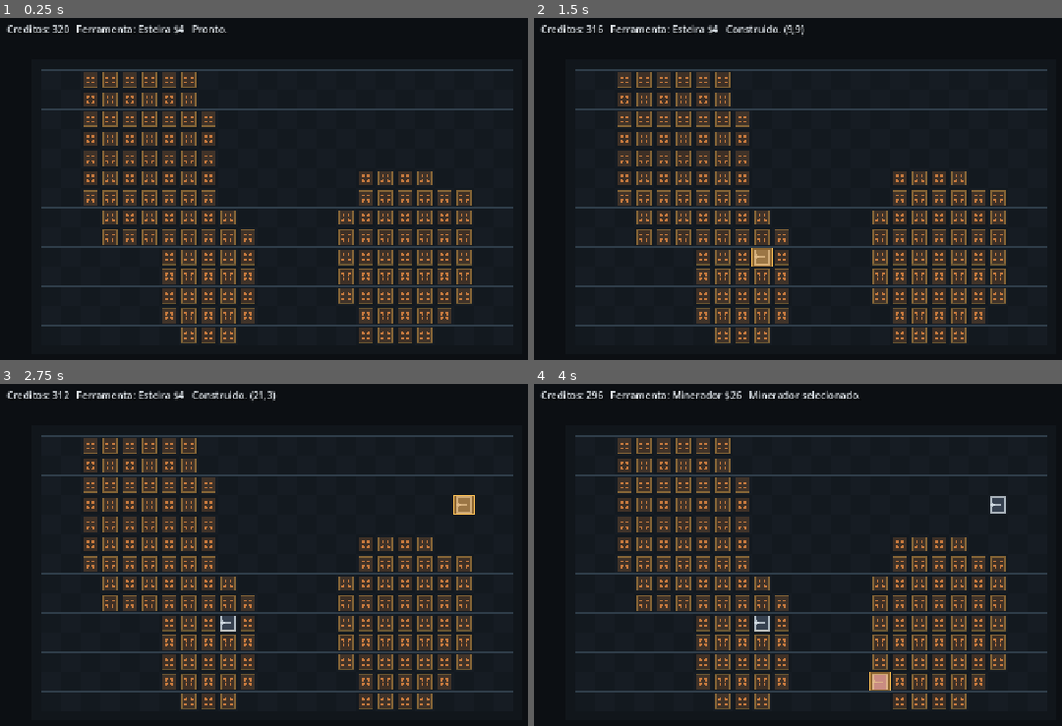
Above: before the commit, frames 1-4 (two rows, left to right).
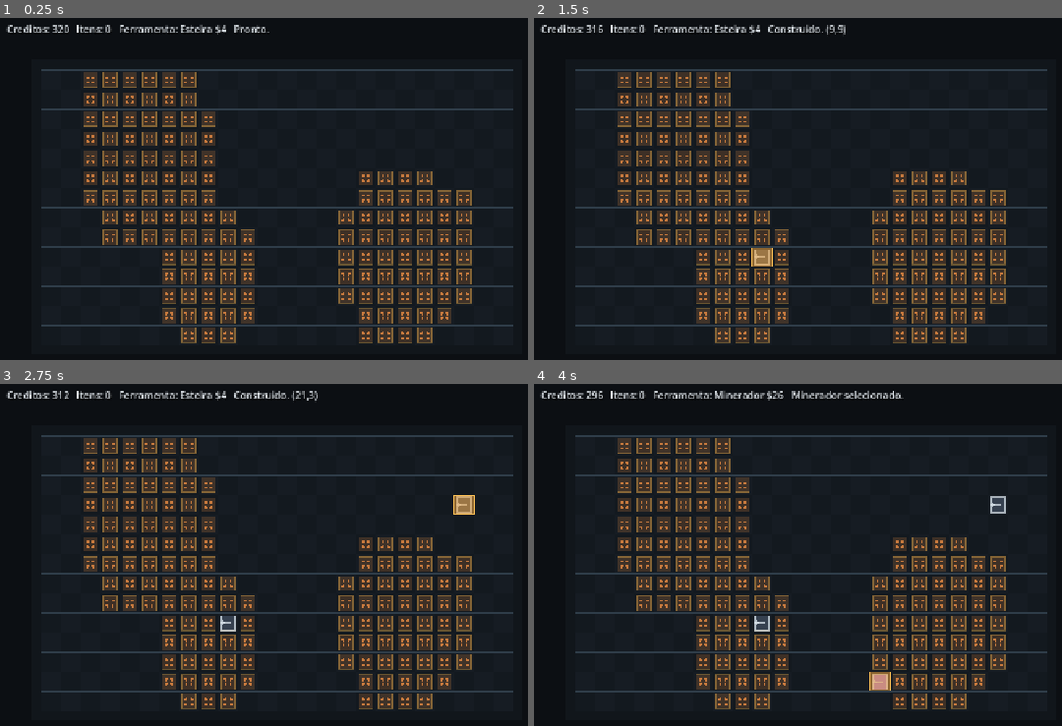
Above: after the commit, the same moments.

Repository: DURKHEIM09/jogo
Game: Godot game, scene res://scenes/main.tscn
Same seed, same stepped clock (60 frames per second), same inputs: the game is played once before the commit and once after it.
Inputs (mouse positions are in pixels of both pictures, inside the frame that each line leads up to):
- Up to frame 1 (0.25 s): no input
- Up to frame 2 (1.5 s): tap Enter at 0.5 s; move the mouse to (outside the picture) at 0.52 s; tap R at 0.6 s; click (outside the picture) at 0.67 s; tap Space at 1.25 s; move the mouse to (761, 253) at 1.27 s; tap E at 1.35 s; click (761, 253) at 1.42 s
- Up to frame 3 (2.75 s): tap Enter at 2 s; move the mouse to (464, 500) at 2.02 s; tap 1 at 2.1 s; click (464, 500) at 2.17 s
- Up to frame 4 (4 s): tap Space at 2.75 s; move the mouse to (882, 688) at 2.77 s; tap 2 at 2.85 s; click (882, 688) at 2.92 s; tap Enter at 3.5 s; move the mouse to (outside the picture) at 3.52 s; tap 3 at 3.6 s; click (outside the picture) at 3.67 s

The runs differ from the first frame. In frame 1, 0.5% of the frame differs, in the area x 14-52%, y 2-5%; in frame 2, 0.7%; in frame 3, 0.7%; in frame 4, 0.8%, in the area x 14-71%, y 2-5%.

Commit message:
feat: make miners produce ore

Diff:
--- a/scripts/config/bootstrap_config.gd
+++ b/scripts/config/bootstrap_config.gd
@@ -29,6 +29,10 @@
 const DIRECTION_COUNT := 4
 const ORE_BASE_AMOUNT := 800
 const ORE_AMOUNT_VARIANCE := 420
+const MINER_INTERVAL := 1.18
+const ITEM_CAP := 220
+const SIMULATION_DT_CLAMP := 0.25
+const COLOR_ITEM_ORE := Color(0.957, 0.714, 0.302, 1.0)
 
 const TOOL_BELT := "belt"
 const TOOL_INSERTER := "inserter"
@@ -135,15 +139,18 @@
 			return "?"
 
 static func direction_vector(dir: int) -> Vector2:
+	return Vector2(direction_offset(dir))
+
+static func direction_offset(dir: int) -> Vector2i:
 	match posmod(dir, DIRECTION_COUNT):
 		0:
-			return Vector2.RIGHT
+			return Vector2i.RIGHT
 		1:
-			return Vector2.DOWN
+			return Vector2i.DOWN
 		2:
-			return Vector2.LEFT
+			return Vector2i.LEFT
 		_:
-			return Vector2.UP
+			return Vector2i.UP
 
 static func ore_patch_specs() -> Array:
 	return [
--- a/scripts/factory/factory_state.gd
+++ b/scripts/factory/factory_state.gd
@@ -11,6 +11,7 @@
 
 var buildings := {}
 var resources := {}
+var items := []
 
 func _init() -> void:
 	_generate_resources()
@@ -25,6 +26,21 @@
 func rotate_selection() -> void:
 	selected_dir = (selected_dir + 1) % Config.DIRECTION_COUNT
 	emit_signal("changed")
+
+func tick(delta: float) -> void:
+	var dt: float = minf(delta, Config.SIMULATION_DT_CLAMP)
+	var changed_this_tick := false
+
+	for key in buildings.keys():
+		var cell: Vector2i = key
+		var building: Dictionary = buildings[cell]
+		var building_type := String(building.get("type", ""))
+
+		if building_type == Config.TOOL_MINER:
+			changed_this_tick = _update_miner(cell, building, dt) or changed_this_tick
+
+	if changed_this_tick:
+		emit_signal("changed")
 
 func try_apply_tool(cell: Vector2i) -> Dictionary:
 	if not _is_cell_in_bounds(cell):
@@ -39,8 +55,16 @@
 func get_resources() -> Array:
 	return resources.values()
 
+func get_items() -> Array:
+	return items
+
 func has_resource(cell: Vector2i) -> bool:
 	return resources.has(cell) and int(resources[cell].get("amount", 0)) > 0
+
+func get_resource_amount(cell: Vector2i) -> int:
+	if not resources.has(cell):
+		return 0
+	return int(resources[cell].get("amount", 0))
 
 func get_building(cell: Vector2i) -> Dictionary:
 	if not buildings.has(cell):
@@ -88,6 +112,61 @@
 	money += refund
 	emit_signal("changed")
 	return _result(true, "removed", "Removido.", cell, refund)
+
+func _update_miner(cell: Vector2i, building: Dictionary, dt: float) -> bool:
+	if not bool(building.get("powered", true)):
+		return false
+	if not has_resource(cell):
+		return false
+	if items.size() >= Config.ITEM_CAP:
+		return false
+
+	building["timer"] = float(building.get("timer", 0.0)) + dt
+	if float(building["timer"]) < Config.MINER_INTERVAL:
+		buildings[cell] = building
+		return false
+	if not _output_can_accept(cell, int(building.get("dir", 0)), "ore"):
+		buildings[cell] = building
+		return false
+
+	building["timer"] = float(building["timer"]) - Config.MINER_INTERVAL
+	buildings[cell] = building
+	_consume_resource(cell)
+	_spawn_item(cell, int(building.get("dir", 0)), "ore")
+	return true
+
+func _output_can_accept(cell: Vector2i, dir: int, item_type: String) -> bool:
+	if item_type != "ore":
+		return false
+
+	var target_cell := cell + Config.direction_offset(dir)
+	if not _is_cell_in_bounds(target_cell):
+		return false
+
+	var target := get_building(target_cell)
+	return String(target.get("type", "")) == Config.TOOL_BELT
+
+func _consume_resource(cell: Vector2i) -> void:
+	if not resources.has(cell):
+		return
+
+	var resource: Dictionary = resources[cell]
+	resource["amount"] = max(0, int(resource.get("amount", 0)) - 1)
+	if int(resource["amount"]) <= 0:
+		resources.erase(cell)
+		return
+
+	resources[cell] = resource
+
+func _spawn_item(cell: Vector2i, dir: int, item_type: String) -> void:
+	var item: Dictionary = {
+		"type": item_type,
+		"cell": cell,
+		"dir": dir,
+		"progress": 0.0,
+		"age": 0.0,
+	}
+	items.append(item)
 
 func _generate_resources() -> void:
 	resources.clear()
--- a/scripts/grid_view.gd
+++ b/scripts/grid_view.gd
@@ -44,6 +44,7 @@
 	_draw_checker_cells()
 	_draw_resources()
 	_draw_buildings()
+	_draw_items()
 	_draw_selection()
 	_draw_grid_lines(grid_size)
 
@@ -112,6 +113,20 @@
 	elif tool == Config.TOOL_GENERATOR:
 		draw_circle(center, 7.0, Config.COLOR_BUILDING_BORDER)
 
+func _draw_items() -> void:
+	if factory_state == null:
+		return
+
+	for item in factory_state.get_items():
+		var cell: Vector2i = item.get("cell", INVALID_CELL)
+		if not _is_valid_cell(cell):
+			continue
+
+		var rect := _cell_rect(cell)
+		var center := rect.get_center()
+		draw_circle(center, 5.0, Config.COLOR_ITEM_ORE)
+		draw_circle(center, 7.0, Config.COLOR_ORE_GLOW)
+
 func _draw_selection() -> void:
 	if _is_valid_cell(selected_cell):
 		draw_rect(_cell_rect(selected_cell), Config.COLOR_SELECTED)
--- a/scripts/main_scene.gd
+++ b/scripts/main_scene.gd
@@ -25,6 +25,10 @@
 
 	if OS.is_debug_build():
 		print("FACTORYOPS_MAIN_SCENE_READY")
+
+func _process(delta: float) -> void:
+	if factory_state != null:
+		factory_state.tick(delta)
 
 func _unhandled_input(event: InputEvent) -> void:
 	if event is not InputEventKey:
@@ -79,8 +83,9 @@
 		return
 
 	var selected_tool := String(factory_state.selected_tool)
-	hud_label.text = "Creditos: %d   Ferramenta: %s $%d   %s" % [
+	hud_label.text = "Creditos: %d   Itens: %d   Ferramenta: %s $%d   %s" % [
 		int(factory_state.money),
+		factory_state.get_items().size(),
 		Config.tool_label(selected_tool),
 		Config.tool_cost(selected_tool),
 		last_action,
--- a/scripts/tests/building_state_smoke.gd
+++ b/scripts/tests/building_state_smoke.gd
@@ -44,11 +44,34 @@
 	if not _expect(state.money == expected_money, "blocked miner changed money"):
 		return
 
+	while state.selected_dir != 0:
+		state.rotate_selection()
+
 	var ore_cell: Vector2i = state.get_resources()[0]["cell"]
 	var placed_miner: Dictionary = state.try_apply_tool(ore_cell)
 	if not _expect(bool(placed_miner["ok"]), "miner placement on ore failed"):
 		return
 	if not _expect(state.money == expected_money - Config.tool_cost(Config.TOOL_MINER), "miner cost mismatch"):
+		return
+
+	var amount_before := state.get_resource_amount(ore_cell)
+	_advance(state, Config.MINER_INTERVAL * 2.0)
+	if not _expect(state.get_items().is_empty(), "miner should wait for belt output"):
+		return
+	if not _expect(state.get_resource_amount(ore_cell) == amount_before, "miner consumed resource without belt"):
+		return
+
+	state.select_tool(Config.TOOL_BELT)
+	var belt_cell := ore_cell + Config.direction_offset(0)
+	var placed_belt: Dictionary = state.try_apply_tool(belt_cell)
+	if not _expect(bool(placed_belt["ok"]), "belt placement for miner output failed"):
+		return
+
+	_advance(state, Config.MINER_INTERVAL * 2.0)
+	var spawned_items := state.get_items().size()
+	if not _expect(spawned_items >= 1, "miner did not spawn ore item"):
+		return
+	if not _expect(state.get_resource_amount(ore_cell) == amount_before - spawned_items, "miner resource consumption mismatch"):
 		return
 
 	print("FACTORYOPS_BUILDING_STATE_SMOKE_OK")
@@ -68,3 +91,10 @@
 			if not state.has_resource(cell):
 				return cell
 	return Vector2i(-1, -1)
+
+func _advance(state, seconds: float) -> void:
+	var remaining := seconds
+	while remaining > 0.0:
+		var dt: float = minf(Config.SIMULATION_DT_CLAMP, remaining)
+		state.tick(dt)
+		remaining -= dt
